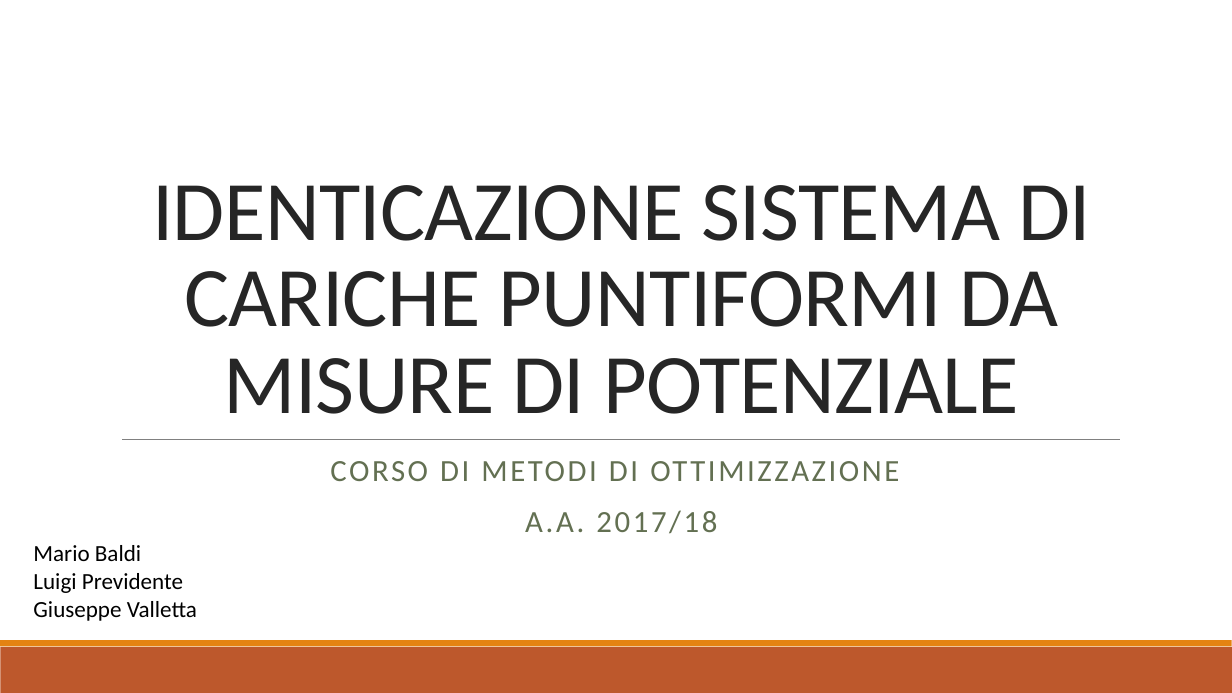
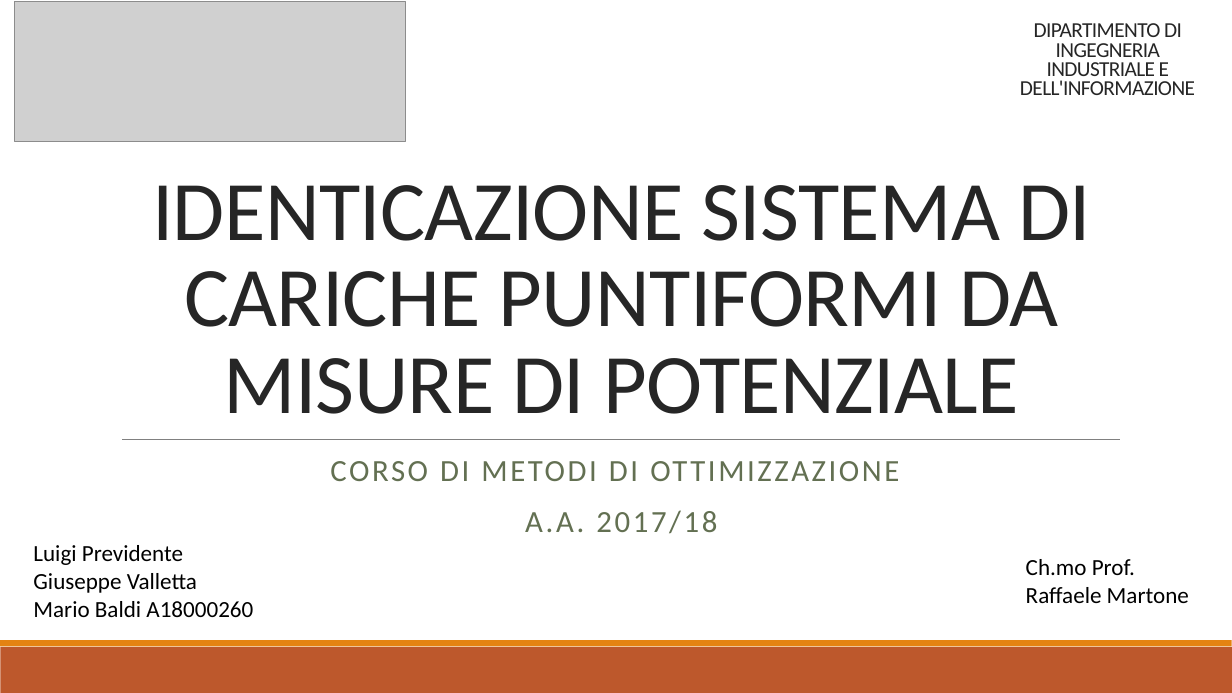
Before and after one commit to baldimario/Simplex, a slide deck: slide 1 of IDENTICAZIONE SISTEMA DI CARICHE PUNTIFORMI DA MISURE DI.pptx. Drawn at 1232x693 pixels with LibreOffice and Linux fonts; fonts in the diff are those of the drawing; grey boxes stand for pictures. Boxes give left, top, right and bottom in pixels: in the first picture for what was removed or moved away, otherwise in the second. Text is boxed around its words. In the diff, an @@ line names an element or a change of style, - is before the commit and + after.

```diff
--- a/IDENTICAZIONE SISTEMA DI CARICHE PUNTIFORMI DA MISURE DI.pptx
+++ b/IDENTICAZIONE SISTEMA DI CARICHE PUNTIFORMI DA MISURE DI.pptx
@@ picture added at box(14, 2, 406, 141) @@
@@ text added at box(1020, 23, 1195, 95), 16.6 pt, text #262626 @@
+DIPARTIMENTO DI INGEGNERIA INDUSTRIALE E DELL'INFORMAZIONE
@@ text at box(33, 545, 141, 561): paragraph removed @@
-Mario Baldi
@@ text added at box(1026, 559, 1189, 603), 18 pt, text #000000 @@
+Ch.mo Prof.
+Raffaele Martone
@@ text at box(33, 601, 253, 617): paragraph added @@
+Mario Baldi A18000260
```
Also in this commit, not shown: 16 other slides changed.
